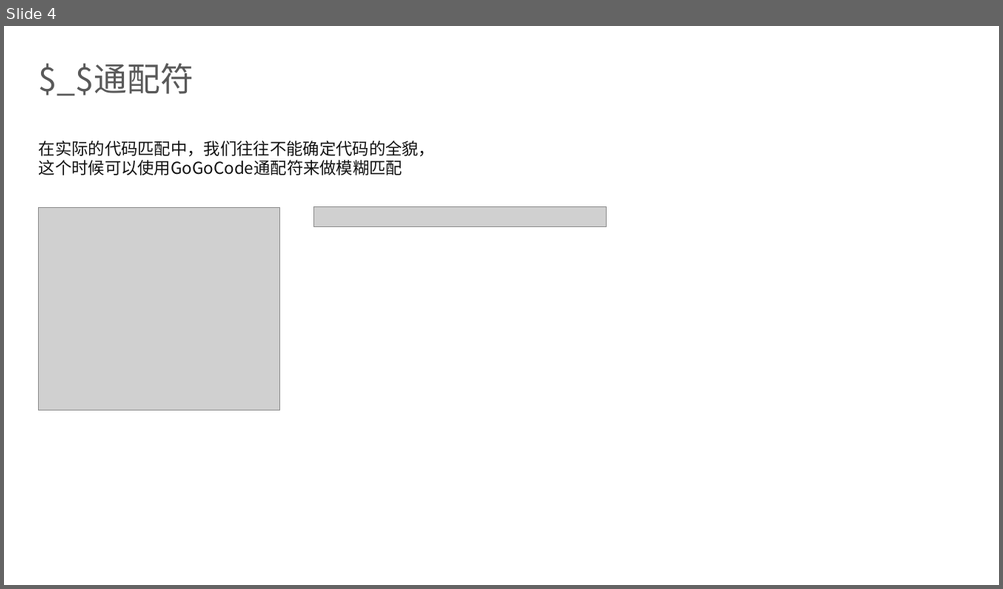
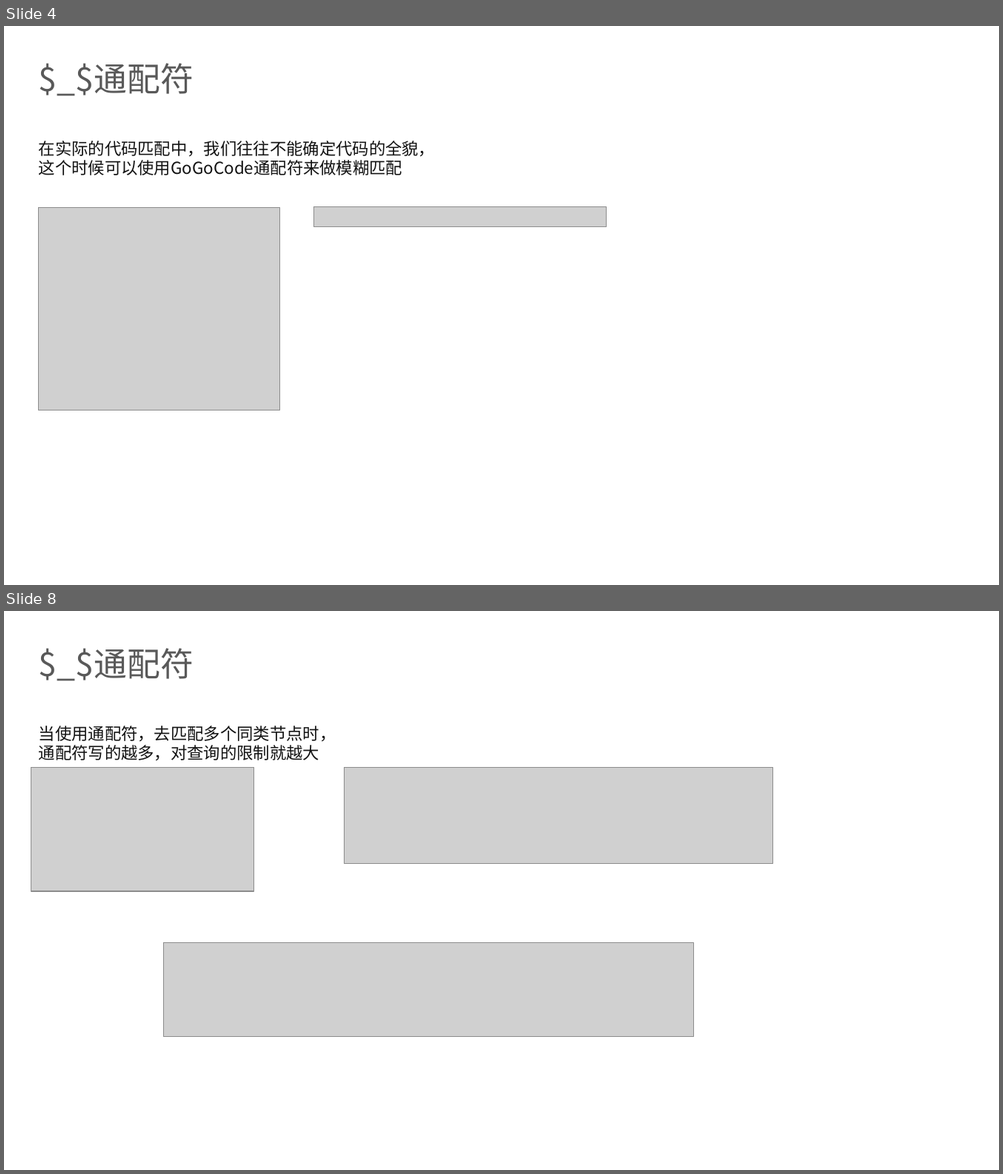
Before and after one commit to dingq030511/gogocode-tutorial, a slide deck: gogocode.pptx. Shown one above the other, each under a label of ours: slide 4 before the commit, slides 4 and 8 after it; the slides between them are not shown. The pictures are 1003x589 and 1003x1174 pixels, drawn with LibreOffice and Linux fonts; fonts in the diff are those of the drawing; grey boxes stand for pictures; background and template pictures are left out. Boxes give left, top, right and bottom in pixels: in the first picture for what was removed or moved away, otherwise in the second. Text is boxed around its words. In the diff, an @@ line names an element or a change of style, - is before the commit and + after.

```diff
--- a/gogocode.pptx
+++ b/gogocode.pptx
@@ slide 8 added at [4,611,999,1170], background picture (left out) @@
@@ title added at [39,648,193,681], 32 pt, text #595959 @@
+$_$通配符
@@ text added at [39,726,336,761], 16 pt, text #121212 @@
+当使用通配符，去匹配多个同类节点时，
+通配符写的越多，对查询的限制就越大
@@ picture added at [31,767,255,891] @@
@@ picture added at [344,767,772,863] @@
@@ picture added at [164,943,694,1037] @@
```
Also in this commit, not shown: 6 other slides added, 17 slides removed.
